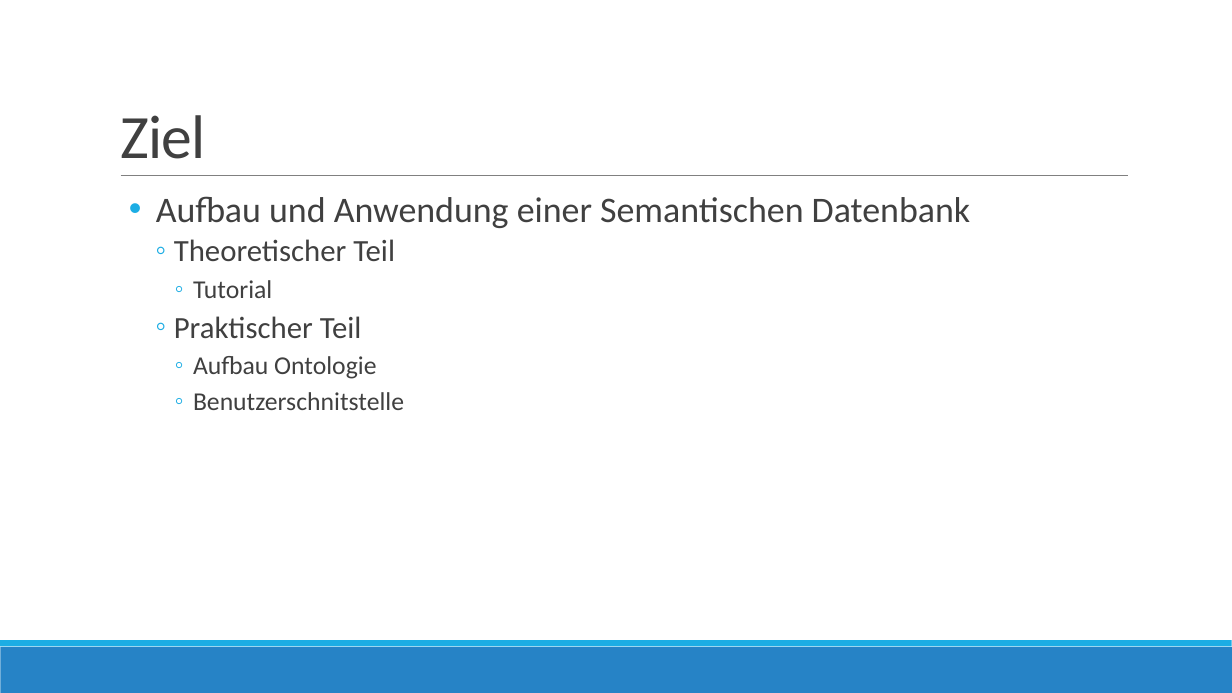
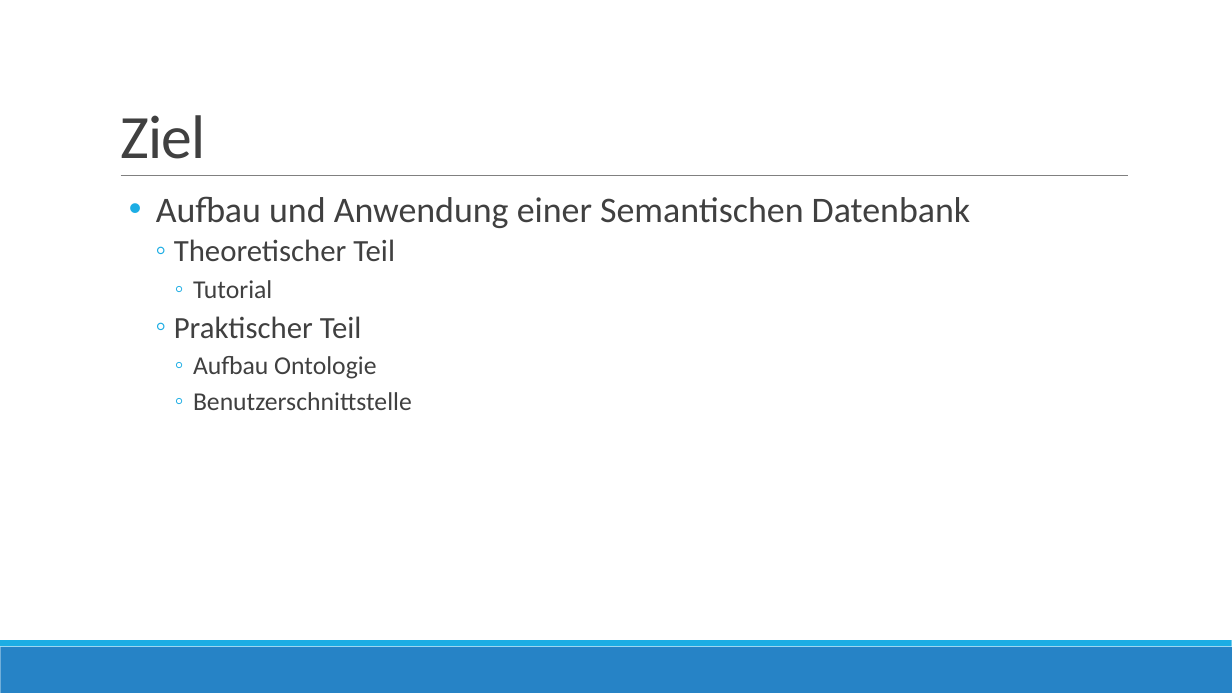
Before and after one commit to gunzm1/ElephantSearch, a slide deck: slide 5 of Doc/Semantische Datenbanken.pptx. Drawn at 1232x693 pixels with LibreOffice and Linux fonts; fonts in the diff are those of the drawing. Boxes give left, top, right and bottom in pixels: in the first picture for what was removed or moved away, otherwise in the second. Text is boxed around its words. In the diff, an @@ line names an element or a change of style, - is before the commit and + after.

```diff
--- a/Doc/Semantische Datenbanken.pptx
+++ b/Doc/Semantische Datenbanken.pptx
@@ text at (x1=193, y1=392, x2=412, y2=410): text changed @@
-    ◦ Benutzerschnitstelle
+    ◦ Benutzerschnittstelle
```
Also in this commit, not shown: 3 other slides changed, 3 other files.
